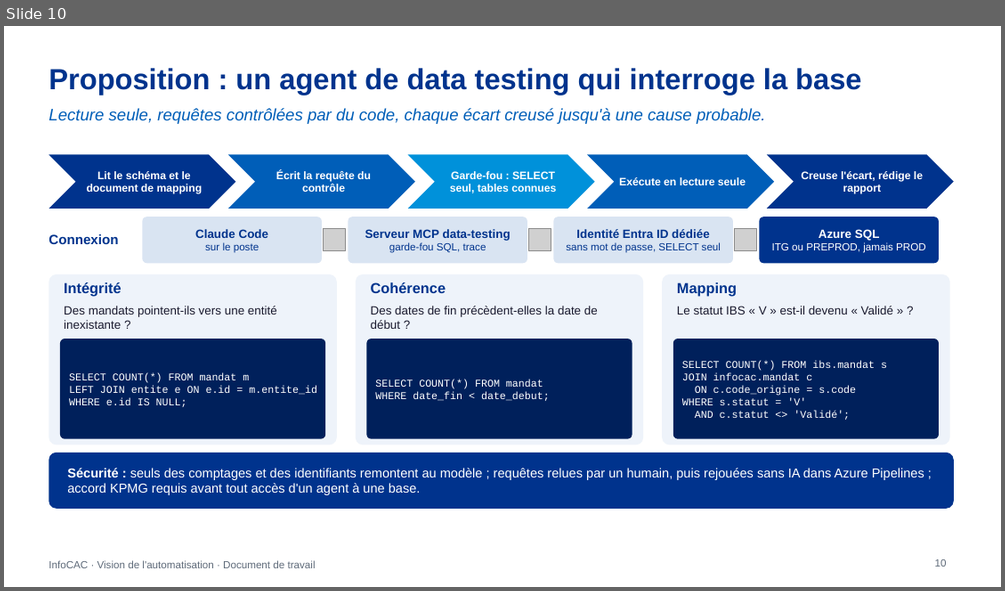
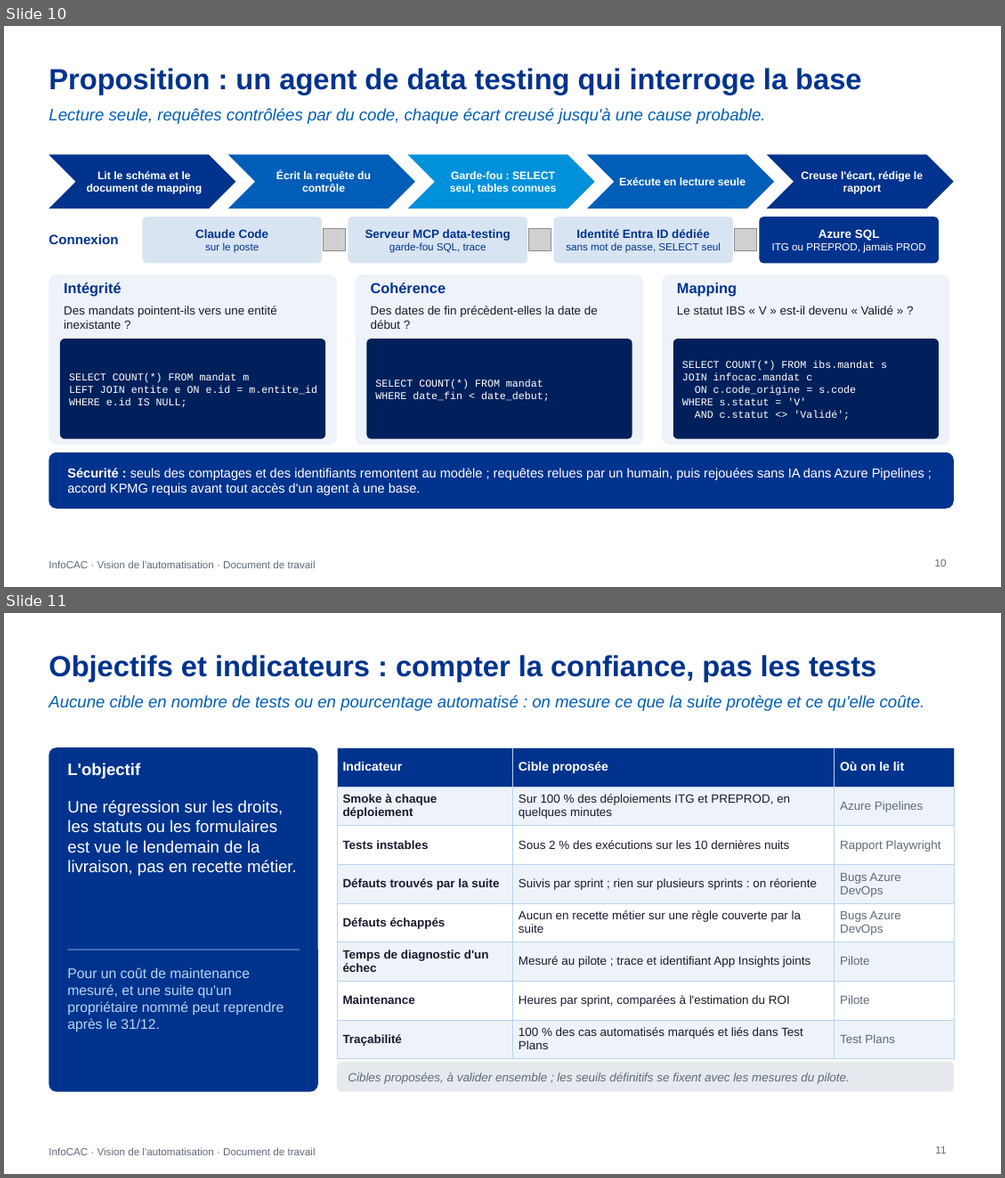
Before and after one commit to DauraRady/Travaux-QA, a slide deck: doc/InfoCAC-vision-automatisation-IA.pptx. Shown one above the other, each under a label of ours: slide 10 before the commit, slides 10 and 11 after it. The pictures are 1005x591 and 1005x1178 pixels, drawn with LibreOffice and Linux fonts; fonts in the diff are those of the drawing; grey boxes stand for pictures. Boxes give left, top, right and bottom in pixels: in the first picture for what was removed or moved away, otherwise in the second. Text is boxed around its words. In the diff, an @@ line names an element or a change of style, - is before the commit and + after.

```diff
--- a/doc/InfoCAC-vision-automatisation-IA.pptx
+++ b/doc/InfoCAC-vision-automatisation-IA.pptx
@@ slide 11 added at box(4, 613, 1001, 1174), background #FFFFFF; not listed: 1 template element that a slide beside it also shows @@
@@ title added at box(48, 655, 876, 682), 28 pt, text #00338D, bold @@
+Objectifs et indicateurs : compter la confiance, pas les tests
@@ text added at box(48, 695, 925, 711), 16 pt, text #005EB8, italic @@
+Aucune cible en nombre de tests ou en pourcentage automatisé : on mesure ce que la suite protège et ce qu'elle coûte.
@@ rounded rectangle added at box(48, 747, 318, 1092), fill #00338D @@
@@ text added at box(67, 763, 140, 779), 16 pt, text #FFFFFF, bold @@
+L'objectif
@@ table added at box(337, 747, 954, 1053), 8 rows, 3 columns @@
+Indicateur | Cible proposée | Où on le lit
+Smoke à chaque déploiement | Sur 100 % des déploiements ITG et PREPROD, en quelques minutes | Azure Pipelines
+Tests instables | Sous 2 % des exécutions sur les 10 dernières nuits | Rapport Playwright
+Défauts trouvés par la suite | Suivis par sprint ; rien sur plusieurs sprints : on réoriente | Bugs Azure DevOps
+Défauts échappés | Aucun en recette métier sur une règle couverte par la suite | Bugs Azure DevOps
+Temps de diagnostic d'un échec | Mesuré au pilote ; trace et identifiant App Insights joints | Pilote
+Maintenance | Heures par sprint, comparées à l'estimation du ROI | Pilote
+Traçabilité | 100 % des cas automatisés marqués et liés dans Test Plans | Test Plans
@@ text added at box(67, 800, 297, 876), 16 pt, text #FFFFFF @@
+Une régression sur les droits, les statuts ou les formulaires est vue le lendemain de la livraison, pas en recette métier.
@@ line added from (67, 949) to (299, 949), #B8D4F0 0.75 pt @@
@@ text added at box(67, 967, 283, 1032), 13.5 pt, text #B8D4F0 @@
+Pour un coût de maintenance mesuré, et une suite qu'un propriétaire nommé peut reprendre après le 31/12.
@@ rounded rectangle added at box(337, 1062, 954, 1092), fill #E6E9ED @@
@@ text added at box(348, 1072, 850, 1084), 11.5 pt, text #5F6B7A, italic @@
+Cibles proposées, à valider ensemble ; les seuils définitifs se fixent avec les mesures du pilote.
@@ page number added at box(935, 1146, 946, 1153), 10 pt, text #5F6B7A @@
+11
```
Also in this commit, not shown: 2 slides changed, 3 other slides added, 11 other files.
